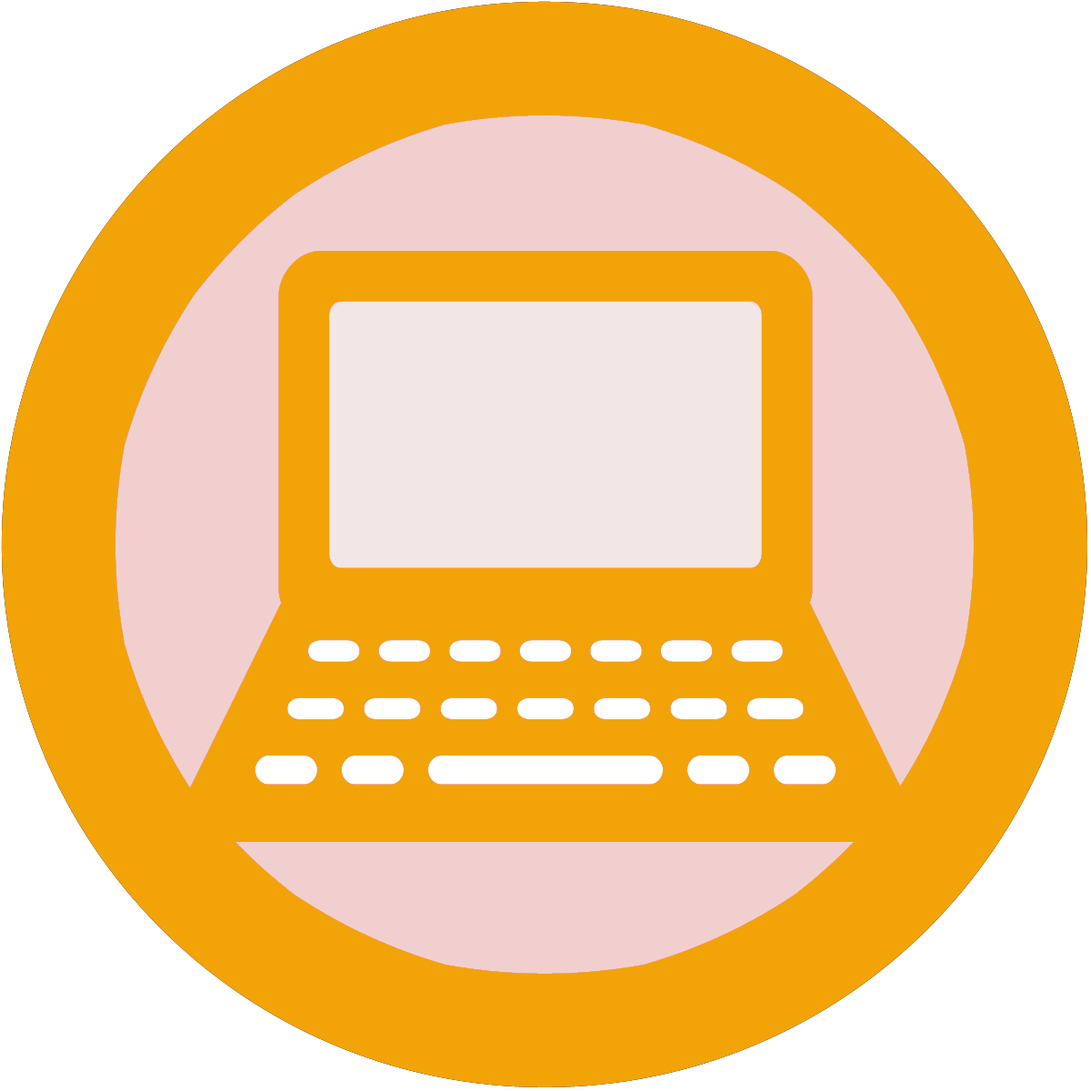
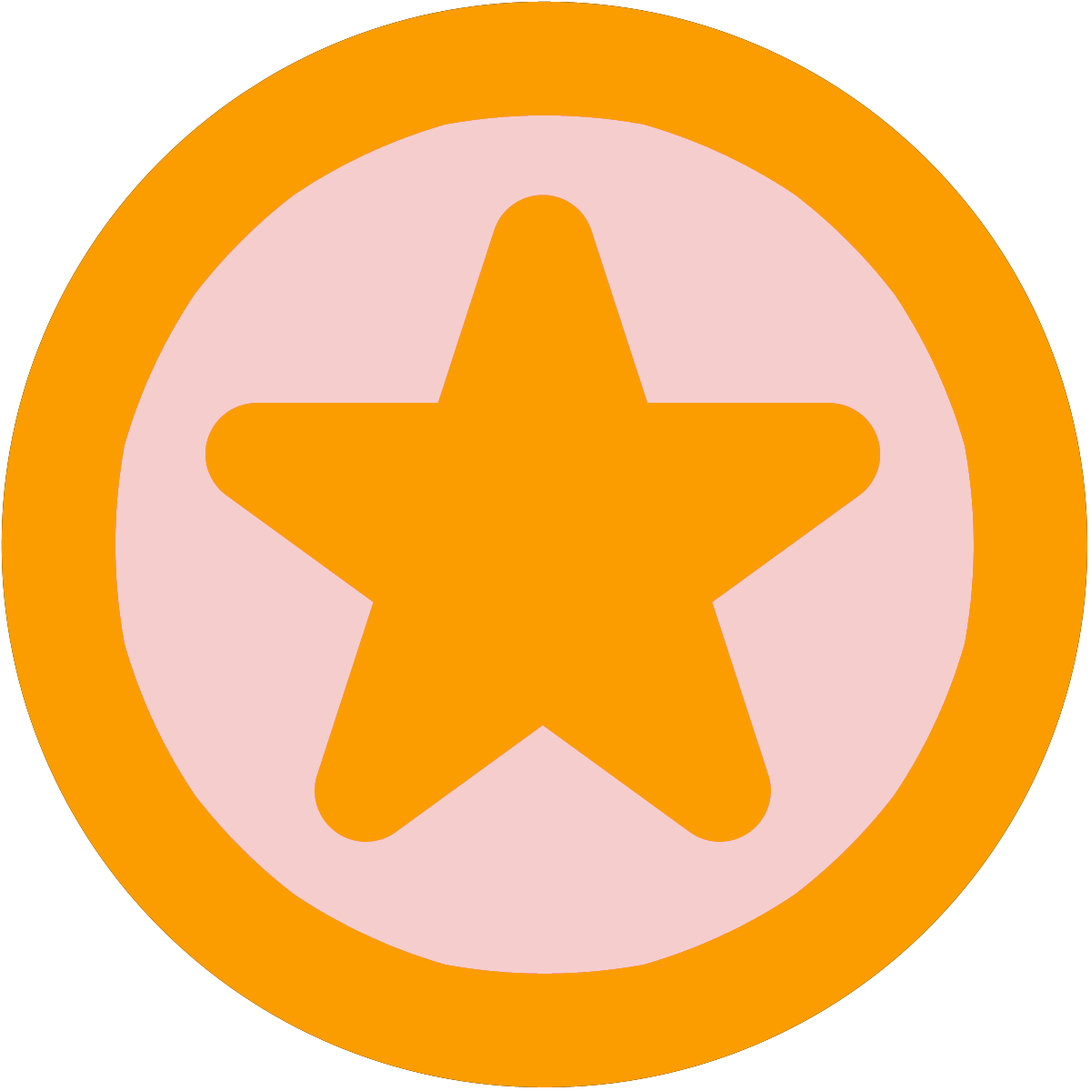
Revision of a layered (1091, 1091) image; what changed, layer by layer:
added layer "noun_15362" above "triathlete fail" over [205, 194, 881, 843]
hid group "depsy" (2 layers) over [184, 251, 907, 843]
